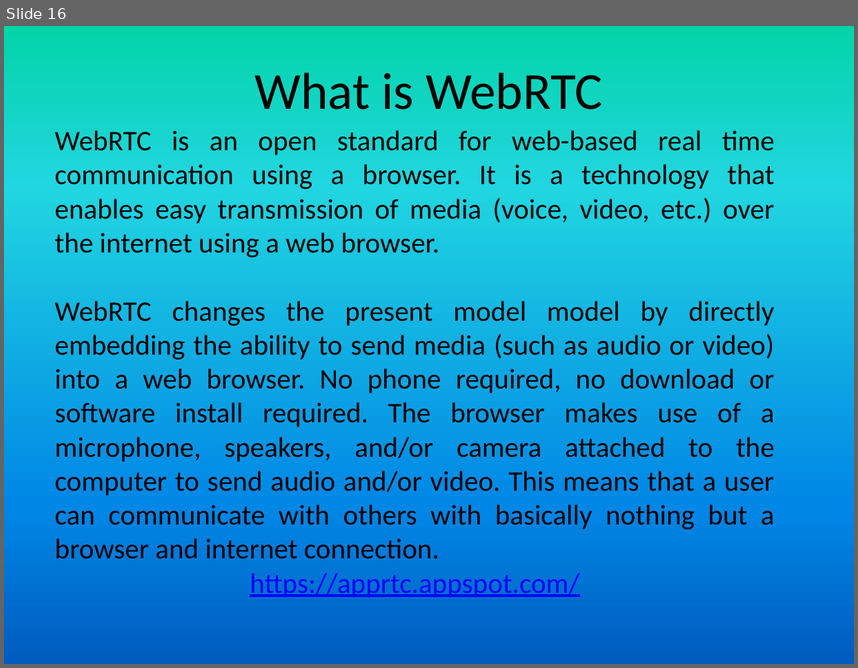
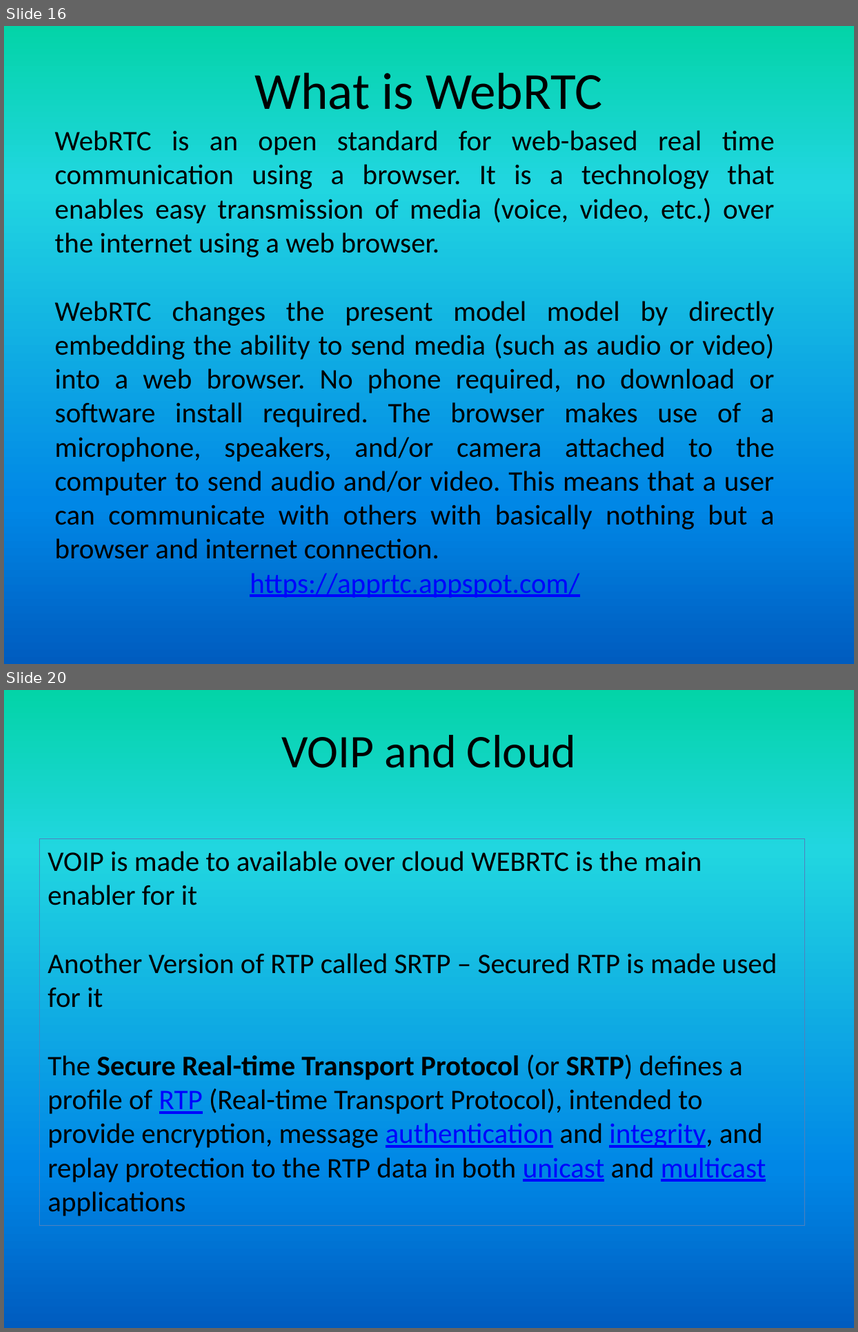
Before and after one commit to girishsukukumar/RTOS, a slide deck: RTOS-11 Real Time communication-3.pptx. Shown one above the other, each under a label of ours: slide 16 before the commit, slides 16 and 20 after it; the slides between them are not shown. The pictures are 858x668 and 858x1332 pixels, drawn with LibreOffice and Linux fonts; fonts in the diff are those of the drawing. Boxes give left, top, right and bottom in pixels: in the first picture for what was removed or moved away, otherwise in the second. Text is boxed around its words. In the diff, an @@ line names an element or a change of style, - is before the commit and + after.

```diff
--- a/RTOS-11 Real Time communication-3.pptx
+++ b/RTOS-11 Real Time communication-3.pptx
@@ slide 20 added at <box>4,690,854,1328</box>, background gradient #03D4A8 to #21D6E0 to #0087E6 to #005CBF @@
@@ title added at <box>281,735,576,768</box>, 39.6 pt, text #000000 @@
+VOIP and Cloud
@@ rectangle added at <box>40,839,805,1225</box>, outline #4F81BD 0.75 pt, 24 pt, text #000000 @@
+VOIP is made to available over cloud WEBRTC is the main enabler for it
+Another Version of RTP called SRTP – Secured RTP is made used for it
+The Secure Real-time Transport Protocol (or SRTP) defines a profile of RTP (Real-time Transport Protocol), intended to provide encryption, message authentication and integrity, and replay protection to the RTP data in both unicast and multicast applications
```
Also in this commit, not shown: 1 slide changed, 2 other slides added.
